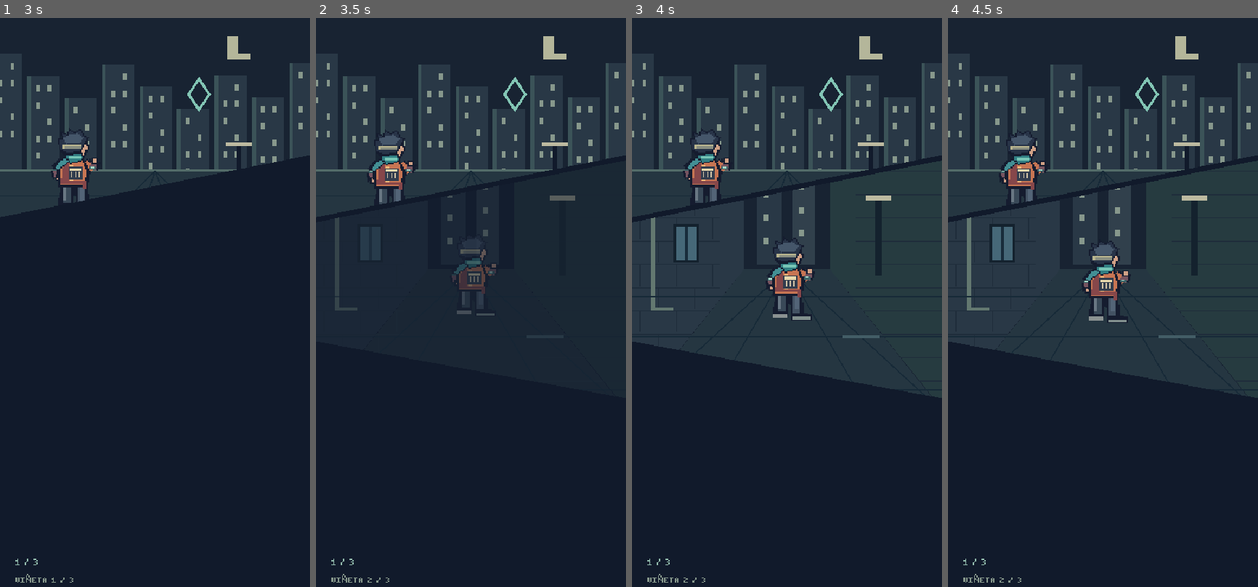
Above: before the commit, frames 1-4 (left to right).
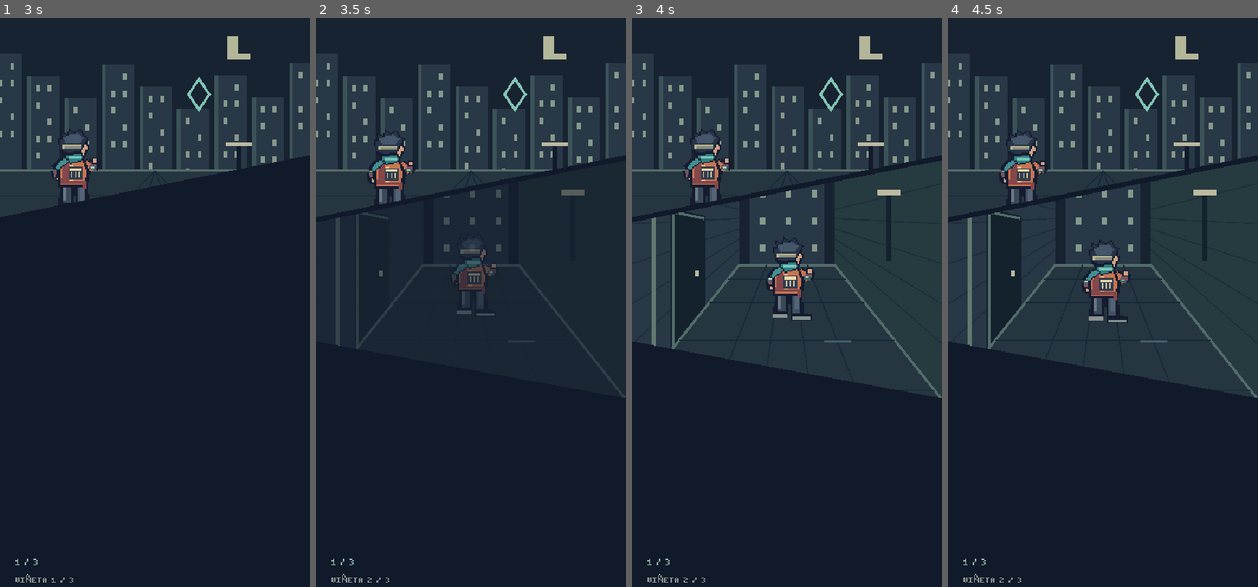
Above: after the commit, the same moments.

Repository: YoeJoe16/PokerVS
Game: Godot game, scene res://scenes/main.tscn
Two runs of this game, one before a commit and one after it. Both use one fixed random seed, a clock stepped at 60 frames per second and the inputs below.
Inputs (mouse positions are in pixels of both pictures, inside the frame that each line leads up to):
- Up to frame 1 (3 s): move the mouse to (223, 279) at 0.52 s; click (223, 279) at 0.67 s; tap Enter at 1.25 s; move the mouse to (93, 336) at 1.27 s; click (93, 336) at 1.42 s; tap Space at 2 s; move the mouse to (186, 183) at 2.02 s; click (186, 183) at 2.17 s; move the mouse to (139, 427) at 2.77 s; click (139, 427) at 2.92 s
- Up to frame 2 (3.5 s): no input
- Up to frame 3 (4 s): move the mouse to (880, 393) at 3.52 s; click (880, 393) at 3.67 s
- Up to frame 4 (4.5 s): move the mouse to (1010, 222) at 4.27 s; click (1010, 222) at 4.42 s

Frame 1 is identical in both runs. In frame 2, 1.0% of the frame differs, in the area x 6-99%, y 29-66%; in frame 3, 2.2%, in the area x 6-100%, y 29-67%; in frame 4, 2.2%.

Commit message:
Refine alley, stage confrontation in bar and fade into combat

Diff:
--- a/scenes/main.tscn
+++ b/scenes/main.tscn
@@ -11,6 +11,8 @@
 [ext_resource type="Script" path="res://scripts/menu_ui.gd" id="5"]
 
 [ext_resource type="PackedScene" path="res://scenes/intro.tscn" id="6"]
+
+[ext_resource type="Script" path="res://scripts/combat_transition.gd" id="7"]
 
 [node name="RuneArena" type="Node2D"]
 script = ExtResource("1")
@@ -33,3 +35,11 @@
 
 [node name="Intro" parent="." instance=ExtResource("6")]
 z_index = 30
+
+[node name="CombatTransition" type="ColorRect" parent="."]
+z_index = 40
+offset_right = 480.0
+offset_bottom = 900.0
+mouse_filter = 0
+color = Color(0.067, 0.102, 0.169, 0)
+script = ExtResource("7")
--- /dev/null
+++ b/scripts/combat_transition.gd
@@ -0,0 +1,41 @@
+extends ColorRect
+
+const DURATION := 0.5
+var active := false
+var phase := "out"
+var elapsed := 0.0
+var action: Callable
+
+func _ready() -> void:
+	hide()
+	set_process(false)
+
+func start(callback: Callable) -> void:
+	if active:
+		return
+	active = true
+	phase = "out"
+	elapsed = 0.0
+	action = callback
+	color.a = 0.0
+	show()
+	set_process(true)
+
+func _process(delta: float) -> void:
+	advance(minf(delta, 0.1))
+
+func advance(delta: float) -> void:
+	if not active:
+		return
+	elapsed = minf(DURATION, elapsed + maxf(0, delta))
+	color.a = elapsed / DURATION if phase == "out" else 1.0 - elapsed / DURATION
+	if elapsed >= DURATION:
+		if phase == "out":
+			action.call()
+			action = Callable()
+			phase = "in"
+			elapsed = 0.0
+		else:
+			active = false
+			hide()
+			set_process(false)
--- a/scripts/intro_panel.gd
+++ b/scripts/intro_panel.gd
@@ -44,32 +44,61 @@
 	box(175, 96, 20, 3, "bdbaa0")
 
 func alley() -> void:
+	# One vanishing point; paving and side walls share the same ground edges.
 	box(0, 0, 240, 240, "182332")
-	draw_colored_polygon(PackedVector2Array([Vector2(0, 0), Vector2(87, 0), Vector2(87, 84), Vector2(0, 192)]), Color("293846"))
-	draw_colored_polygon(PackedVector2Array([Vector2(153, 0), Vector2(240, 0), Vector2(240, 192), Vector2(153, 84)]), Color("263b40"))
-	for y in range(8, 180, 18):
-		box(0, y, 68, 1, "1f2d3b")
-		box(173, y, 67, 1, "1f2d3b")
-		for x in range(6 + (y / 18 as int) % 2 * 14, 66, 28):
-			box(x, y, 1, 17, "1f2d3b")
-	line([Vector2(16, 0), Vector2(16, 115), Vector2(32, 115)], "637870", 3)
-	box(32, 49, 20, 30, "14222e")
-	box(34, 51, 16, 26, "466878")
-	box(41, 51, 2, 26, "182c3b")
-	box(188, 30, 5, 59, "14222e")
-	box(181, 27, 20, 4, "bdbaa0")
-	box(97, 15, 19, 66, "293846")
-	box(124, 5, 18, 76, "31404c")
-	for y in [24, 42, 60]:
-		box(102, y, 4, 5, "87988c")
-		box(129, y - 6, 4, 5, "87988c")
-	draw_colored_polygon(PackedVector2Array([Vector2(87, 84), Vector2(153, 84), Vector2(240, 193), Vector2(240, 240), Vector2(0, 240), Vector2(0, 193)]), Color("253641"))
-	for y in [105, 136, 177, 220]:
+	box(91, 12, 58, 70, "293846")
+	for x in [99, 119, 139]:
+		for y in [23, 44, 65]:
+			box(x, y, 4, 6, "87988c")
+	draw_colored_polygon(PackedVector2Array([Vector2(0, 0), Vector2(83, 0), Vector2(83, 81), Vector2(0, 185)]), Color("293846"))
+	draw_colored_polygon(PackedVector2Array([Vector2(157, 0), Vector2(240, 0), Vector2(240, 185), Vector2(157, 81)]), Color("263b40"))
+	for y in [18, 49, 80, 111, 142]:
+		line([Vector2(0, y), Vector2(83, 33 + y * 0.25)], "1f2d3b")
+		line([Vector2(240, y), Vector2(157, 33 + y * 0.25)], "1f2d3b")
+	line([Vector2(17, 0), Vector2(17, 149)], "637870", 3)
+	# A doorway attached to the left wall, with a sloped lintel and threshold.
+	draw_colored_polygon(PackedVector2Array([Vector2(30, 37), Vector2(57, 43), Vector2(57, 114), Vector2(30, 148)]), Color("14222e"))
+	line([Vector2(32, 145), Vector2(32, 40), Vector2(56, 45)], "536c69", 2)
+	box(49, 85, 3, 5, "bdbaa0")
+	box(197, 26, 4, 52, "14222e")
+	box(190, 23, 18, 4, "bdbaa0")
+	var floor_shape := PackedVector2Array([Vector2(83, 81), Vector2(157, 81), Vector2(240, 185), Vector2(240, 240), Vector2(0, 240), Vector2(0, 185)])
+	draw_colored_polygon(floor_shape, Color("253641"))
+	line([Vector2(0, 185), Vector2(83, 81), Vector2(157, 81), Vector2(240, 185)], "536c69", 2)
+	for y in [92, 110, 139, 178, 226]:
+		var inset := maxf(0, 83 - (y - 81) * 83.0 / 104)
+		line([Vector2(inset, y), Vector2(240 - inset, y)], "172a38")
+	for x in [42, 94, 146, 198]:
+		line([Vector2(120 + (x - 120) * 0.2, 81), Vector2(x, 240)], "172a38")
+	box(149, 139, 21, 2, "435d66")
+	box(43, 192, 28, 2, "435d66")
+
+func bar_interior() -> void:
+	# A modest modern bar: sign, bottles, counter, stools and tiled floor.
+	box(0, 0, 240, 240, "293846")
+	box(0, 80, 240, 160, "253641")
+	box(0, 80, 240, 2, "536c69")
+	box(86, 3, 68, 21, "14222e")
+	box(88, 5, 64, 1, "82c5b4")
+	draw_string(PixelUI.FONT, Vector2(108, 18), "BAR", HORIZONTAL_ALIGNMENT_LEFT, -1, 8, Color("82c5b4"))
+	for x in [12, 160]:
+		box(x, 13, 66, 45, "14222e")
+		for y in [30, 52]:
+			box(x + 2, y, 62, 3, "87988c")
+			for offset in [8, 23, 40, 53]:
+				box(x + offset, y - 12, 5, 11, "637870")
+				box(x + offset + 1, y - 16, 3, 5, "87988c")
+		box(x - 2, 59, 70, 7, "87988c")
+		box(x, 66, 66, 20, "536c69")
+		box(x + 3, 68, 60, 2, "bdbaa0")
+	for x in [27, 191]:
+		box(x, 84, 17, 4, "ba7454")
+		box(x + 7, 88, 3, 17, "111a2b")
+		box(x + 2, 104, 13, 2, "677c79")
+	for y in [111, 145, 187, 231]:
 		box(0, y, 240, 1, "172a38")
-	for x in [-50, 30, 210, 290]:
-		line([Vector2(120, 84), Vector2(x, 240)], "172a38")
-	box(163, 135, 29, 3, "435d66")
-	box(38, 167, 35, 2, "435d66")
+	for x in [39, 93, 147, 201]:
+		line([Vector2(120 + (x - 120) * 0.4, 81), Vector2(x, 240)], "172a38")
 
 func wall() -> void:
 	box(0, 0, 240, 240, "293846")
@@ -190,7 +219,7 @@
 			box(154, 37, 5, 21, "e4d4b4")
 			box(154, 64, 5, 5, "e4d4b4")
 		3:
-			alley()
+			bar_interior()
 			# Unarmed civilian on the ground, no gore.
 			box(88, 120, 57, 7, "142432")
 			box(93, 112, 13, 10, "cca68b")
@@ -202,16 +231,16 @@
 			officer(Vector2(165, 111))
 			curse(Vector2(61, 91), 6)
 		4:
-			wall()
+			bar_interior()
 			officer(Vector2(64, 174), 2.0, false, true)
 			officer(Vector2(181, 178), 2.0, false, true)
 		5:
-			alley()
+			bar_interior()
 			officer(Vector2(139, 102))
 			officer(Vector2(190, 112))
 			hero_back(Vector2(51, 146), 3)
 		6:
-			wall()
+			bar_interior()
 			officer(Vector2(121, 194), 2.0, true)
 			for i in 5:
 				curse(Vector2(51 + i * 35, 27 + (i % 2) * 12), 8 + int(clock * 3 + i) % 2)
--- a/scripts/main.gd
+++ b/scripts/main.gd
@@ -82,14 +82,14 @@
 	controls.clear()
 	if state == "menu":
 		button("CÓMO JUGAR", Rect2(20, 818, 152, 54), open_tutorial)
-		button("INICIAR", Rect2(324, 818, 136, 54), new_run)
+		button("INICIAR", Rect2(324, 818, 136, 54), begin_run)
 	elif state == "tutorial":
 		button("CERRAR", Rect2(20, 818, 112, 54), close_tutorial)
 		button("ANTERIOR", Rect2(148, 818, 136, 54), func(): change_tutorial_page(-1), tutorial_page == 0)
 		if tutorial_page < 2:
 			button("SIGUIENTE", Rect2(300, 818, 160, 54), func(): change_tutorial_page(1))
 		else:
-			button("INICIAR", Rect2(324, 818, 136, 54), new_run)
+			button("INICIAR", Rect2(324, 818, 136, 54), begin_run)
 	elif state == "shop":
 		for slot in 3:
 			var slot_id := slot
@@ -145,6 +145,13 @@
 	tutorial_page = clampi(tutorial_page + direction, 0, 2)
 	build_buttons()
 
+func begin_run() -> void:
+	if $CombatTransition.active or state not in ["menu", "tutorial"]:
+		return
+	for control in controls:
+		control.disabled = true
+	$CombatTransition.start(new_run)
+
 func new_run() -> void:
 	$Intro.stop()
 	hp = 100
@@ -204,7 +211,7 @@
 			inventory_page = 0
 		pending_outcome = ""
 		build_buttons()
-	if state == "fight":
+	if state == "fight" and not $CombatTransition.active:
 		paralyzed = maxf(0.0, paralyzed - delta)
 		for id in NAMES.size():
 			cooldown[id] = maxf(0, cooldown[id] - delta)
@@ -237,7 +244,7 @@
 	$MenuUI.queue_redraw()
 
 func _input(event: InputEvent) -> void:
-	if state != "fight" or paralyzed > 0:
+	if state != "fight" or paralyzed > 0 or $CombatTransition.active:
 		return
 	if event is InputEventMouseButton and event.button_index == MOUSE_BUTTON_LEFT:
 		if event.pressed and DRAW_AREA.has_point(event.position):
@@ -264,7 +271,7 @@
 			message = "Mantén el trazo dentro del panel."
 
 func cast_spell(id: int) -> void:
-	if state != "fight" or id not in equipped or paralyzed > 0:
+	if state != "fight" or id not in equipped or paralyzed > 0 or $CombatTransition.active:
 		return
 	if cooldown[id] > 0:
 		message = "%s se está recargando." % NAMES[id]
--- a/tests/intro.gd
+++ b/tests/intro.gd
@@ -46,6 +46,17 @@
 	check(game.state == "menu" and not intro.visible and intro.phase == "done", "All pages lead to animated menu")
 	check(not intro.is_processing() and game.controls.size() == 2, "Intro stops and menu controls appear")
 	game.controls[1].pressed.emit()
+	var fade = game.get_node("CombatTransition")
+	check(fade.active and game.state == "menu", "Start fades the menu before loading combat")
+	game.begin_run()
+	fade.advance(0.5)
+	check(game.state == "fight" and fade.color.a == 1, "Combat loads behind opaque fade")
+	var timer: float = game.attack_timer
+	game._process(0.25)
+	game.cast_spell(0)
+	check(game.attack_timer == timer and game.cooldown[0] == 0, "Combat timer and casting wait until fade finishes")
+	fade.advance(0.5)
+	check(not fade.active and not fade.visible, "Transition releases input after fade in")
 	check(game.state == "fight" and game.battle == 1 and not game.menu_cell.playing, "Final Start begins first fight")
 	game.new_run()
 	check(not intro.visible and game.state == "fight", "Retry does not replay introduction")
--- a/tests/smoke.gd
+++ b/tests/smoke.gd
@@ -83,6 +83,8 @@
 	scene.controls[0].pressed.emit()
 	check(scene.state == "menu" and is_equal_approx(cell.elapsed, 5.5), "Closing tutorial preserves animation time")
 	scene.controls[1].pressed.emit()
+	scene.get_node("CombatTransition").advance(0.5)
+	scene.get_node("CombatTransition").advance(0.5)
 	check(scene.state == "fight" and not cell.visible and not cell.playing, "Start button hides and stops menu")
 	cell.advance(1.0)
 	check(is_equal_approx(cell.elapsed, 5.5), "Menu clock stops during combat")
@@ -93,6 +95,8 @@
 	scene.controls[2].pressed.emit()
 	check(scene.tutorial_page == 2 and scene.controls[2].text == "INICIAR", "Last tutorial page offers Start")
 	scene.controls[2].pressed.emit()
+	scene.get_node("CombatTransition").advance(0.5)
+	scene.get_node("CombatTransition").advance(0.5)
 	check(scene.state == "fight" and not cell.playing, "Start from tutorial begins a run")
 	await process_frame
 	check(scene.state == "fight" and scene.hp == 100, "New run starts fight")
Binary file changed: docs/intro1.png
Binary file changed: docs/intro2.png
Binary file changed: docs/intro3.png
Not shown: 1 places in scenes/main.tscn that only renumber resources
Not shown, added: scripts/combat_transition.gd.uid
Not shown, changed: README.md
